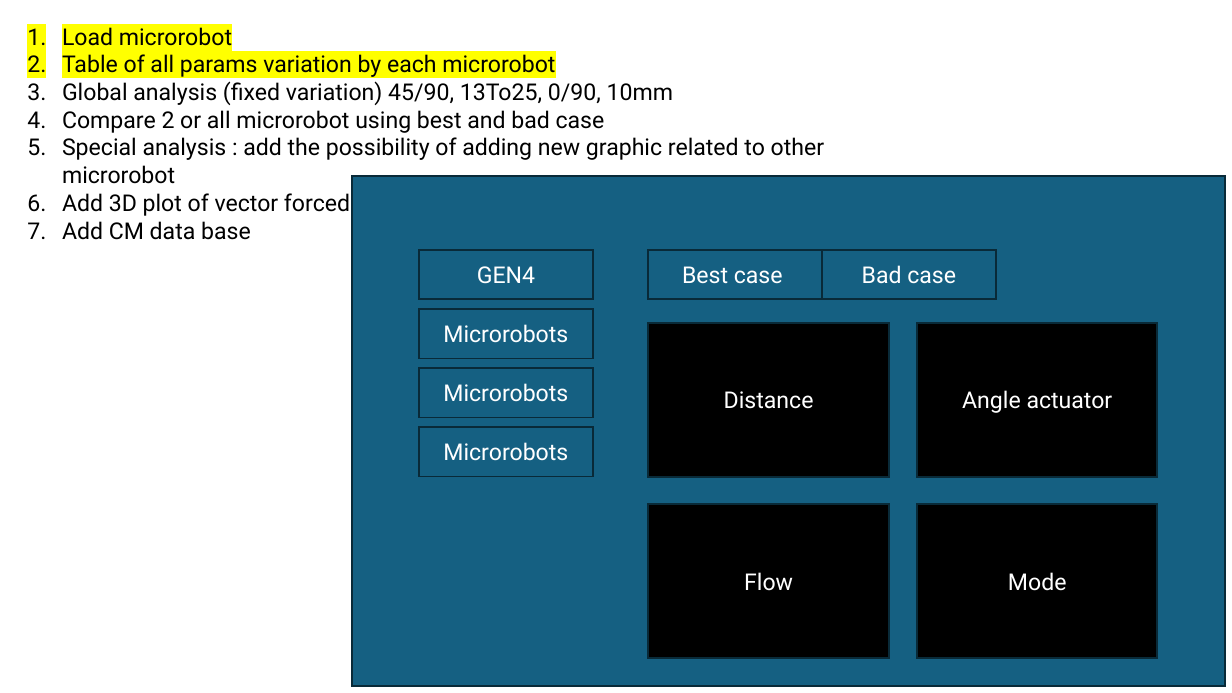
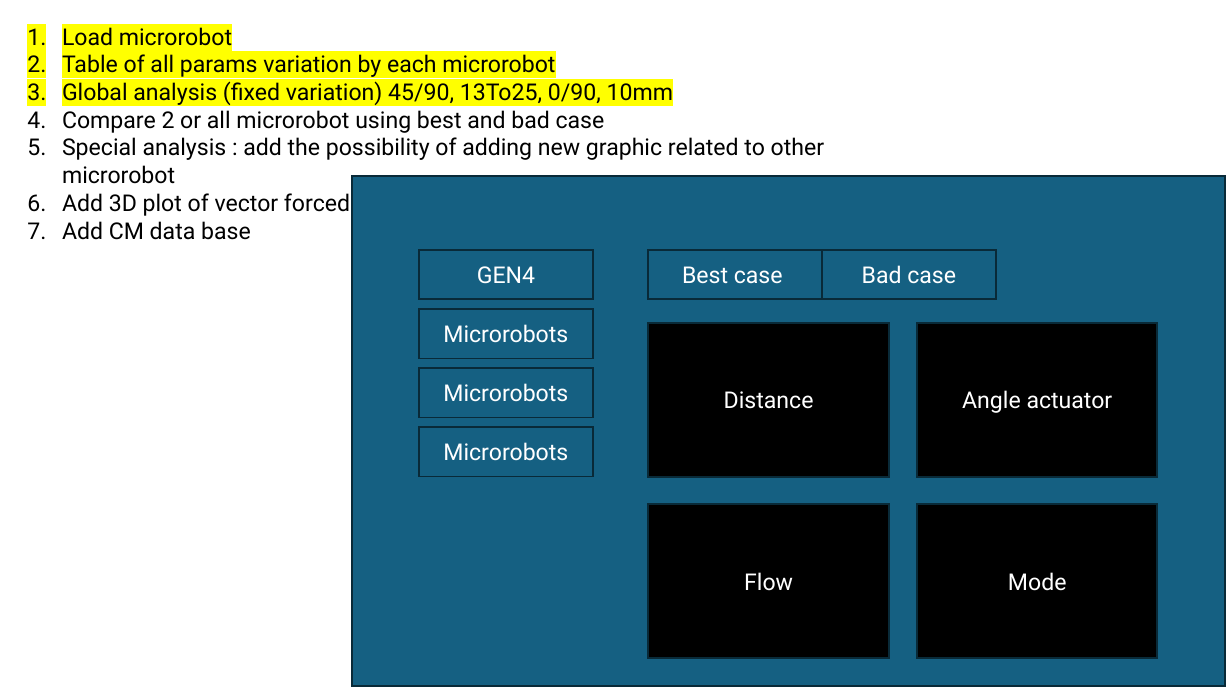
Before and after one commit to Ahmed-Chah/Dashboard, a slide deck: slide 1 of Nouveau dossier/Présentation1.pptx. Drawn at 1232x693 pixels with LibreOffice and Linux fonts; fonts in the diff are those of the drawing. Boxes give left, top, right and bottom in pixels: in the first picture for what was removed or moved away, otherwise in the second. Text is boxed around its words. In the diff, an @@ line names an element or a change of style, - is before the commit and + after.

```diff
--- a/Nouveau dossier/Présentation1.pptx
+++ b/Nouveau dossier/Présentation1.pptx
@@ text at (62,81,673,105): highlight none to #FFFF00 in "Global analysis (fixed variation) 45/90, 13To25, 0/90, ..." @@
```
Also in this commit, not shown: 1 other file.
